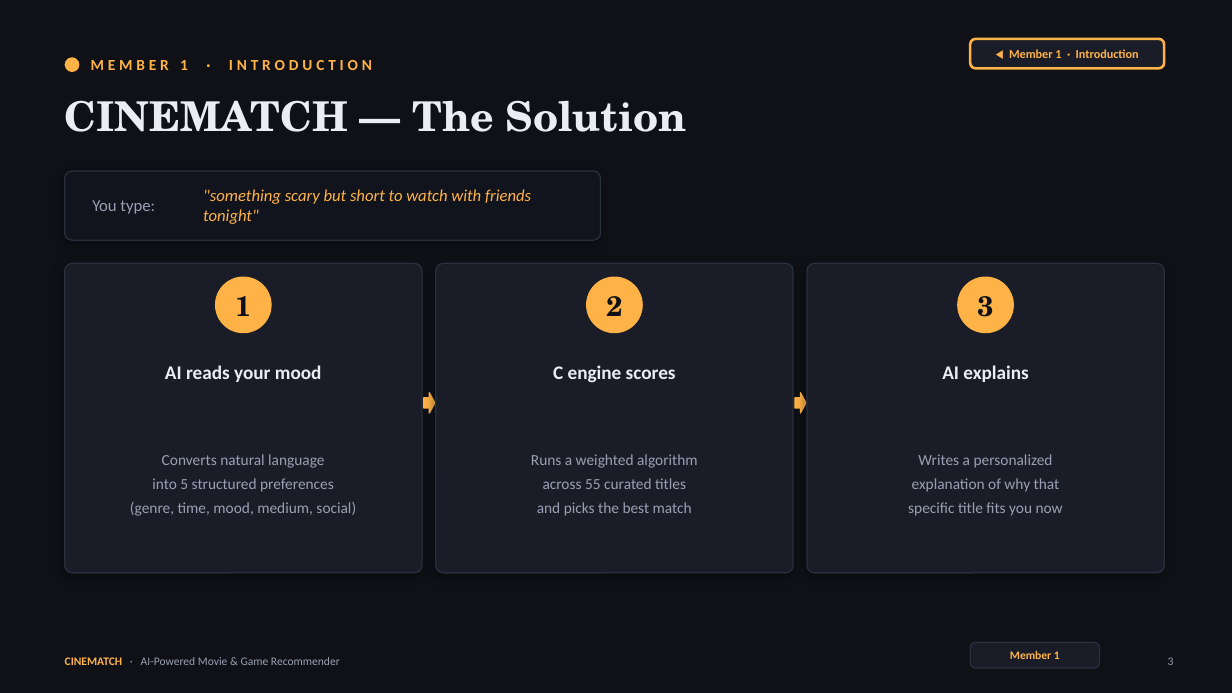
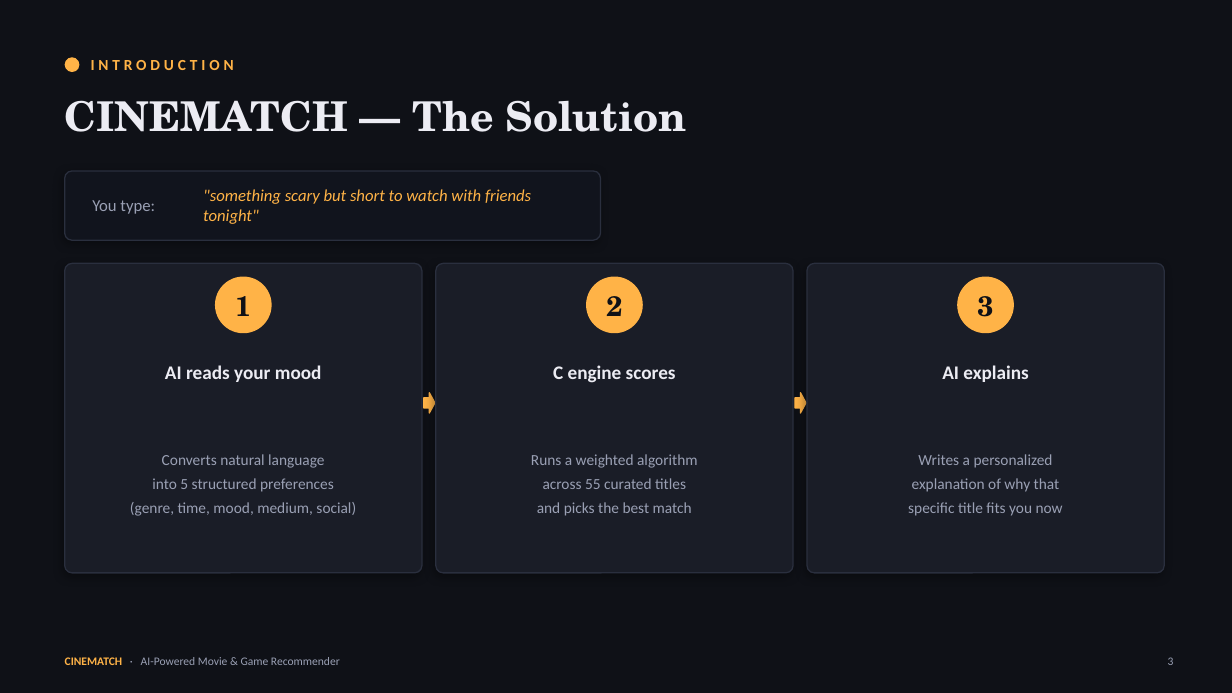
Before and after one commit to zubaydullayevasliddin06-cmd/movie-recommender-c.Asliddin-Ismail-Chae-Hunwoo, a slide deck: slide 3 of deliverables/CINEMATCH-Presentation.pptx. Drawn at 1232x693 pixels with LibreOffice and Linux fonts; fonts in the diff are those of the drawing. Boxes give left, top, right and bottom in pixels: in the first picture for what was removed or moved away, otherwise in the second. Text is boxed around its words. In the diff, an @@ line names an element or a change of style, - is before the commit and + after.

```diff
--- a/deliverables/CINEMATCH-Presentation.pptx
+++ b/deliverables/CINEMATCH-Presentation.pptx
@@ rounded rectangle removed at (970, 39, 1165, 68) @@
@@ text removed at (1009, 49, 1139, 58) @@
-◀ Member 1 · Introduction
@@ text at (91, 60, 234, 70): text changed @@
-MEMBER 1 · INTRODUCTION
+INTRODUCTION
@@ rounded rectangle removed at (970, 642, 1100, 668) @@
@@ text removed at (1010, 651, 1060, 659) @@
-Member 1
```
Also in this commit, not shown: 15 other slides changed, 2 other files.
